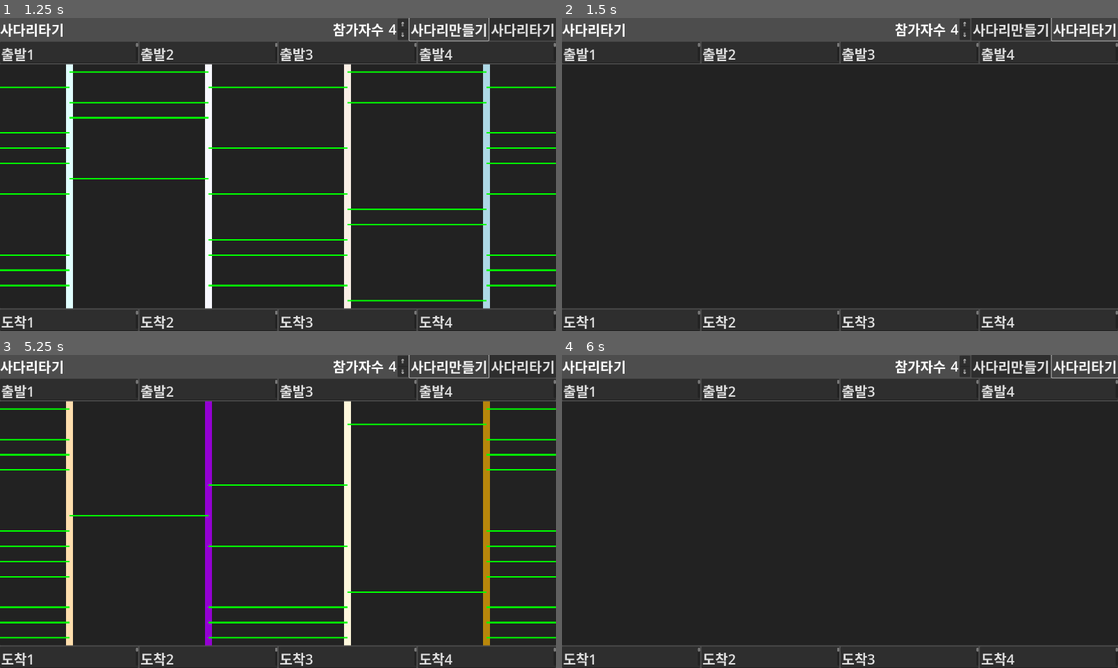
Above: before the commit, frames 1-4 (two rows, left to right).
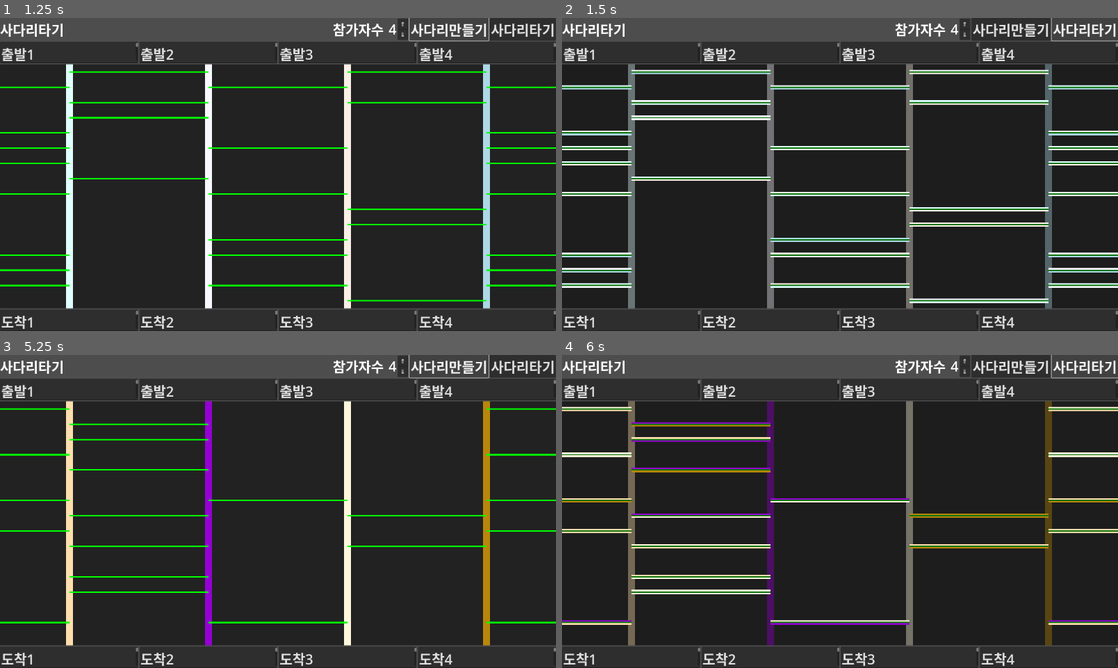
Above: after the commit, the same moments.

Repository: kasworld/gd4laddergame
Game: Godot game, scene res://사다리타기.tscn
Two runs of this game, one before a commit and one after it. Both use one fixed random seed, a clock stepped at 60 frames per second and the inputs below.
Inputs:
- Up to frame 1 (1.25 s): click "사다리만들기" at 0.5 s
- Up to frame 2 (1.5 s): click "사다리타기" at 1.25 s
- Up to frame 3 (5.25 s): click "⇑" at 2 s; click "⇓" at 2.75 s; click "⇑" at 3.5 s; click "⇓" at 4.25 s; click "사다리만들기" at 5 s
- Up to frame 4 (6 s): click "사다리타기" at 5.75 s

Frame 1 is identical in both runs. In frame 2, 12% of the frame differs, in the area x 0-100%, y 14-93%; in frame 3, 3.2%; in frame 4, 9.4%.

Commit message:
테스트용 풀이 가로선선

Diff:
--- a/사다리타기.gd
+++ b/사다리타기.gd
@@ -21,10 +21,10 @@
 		사다리풀이자료.append([])
 		for j in n*4:
 			사다리만들기자료[i].append(false)
-			사다리풀이자료[i].append([])
+			사다리풀이자료[i].append([-1,-1])
 
 	for i in n:
-		참가자색.append(NamedColorList.color_list.pick_random())
+		참가자색.append(NamedColorList.color_list.pick_random()[0])
 
 	# 문제 만들기
 	for y in n*4:
@@ -36,6 +36,13 @@
 			사다리만들기자료[x][y] = true
 
 	# 풀이 만들기
+	for y in n*4:
+		for x in n:
+			if 사다리만들기자료[x][y] != true:
+				continue
+			# TODO 임시로 랜덤 참가번호를 부여한다.
+			사다리풀이자료[x][y][0] = randi_range(0,n-1)
+			사다리풀이자료[x][y][1] = randi_range(0,n-1)
 
 func _ready() -> void:
 	var fsize = preload("res://사다리타기.tres").default_font_size
@@ -74,7 +81,7 @@
 
 	for x in n:
 		var 세로줄 = Line2D.new()
-		세로줄.default_color = 참가자색[x][0]
+		세로줄.default_color = 참가자색[x]
 		세로줄.width = 간격x/20
 		var xx = x*간격x+간격x/2
 		세로줄.points = [Vector2(xx,y1), Vector2(xx,y2)]
@@ -93,16 +100,26 @@
 				사다리문제.add_child(가로줄)
 
 	사다리문제.visible = true
+	사다리풀이.visible = false
 
 func 사다리풀이그리기() -> void:
-	for n in 사다리문제.get_children():
-		사다리문제.remove_child(n)
+	for n in 사다리풀이.get_children():
+		사다리풀이.remove_child(n)
 	var n = 참가자수.get_value()
 	var 간격x = $"사다리들".size.x / n
 	var 간격y = $"사다리들".size.y / n /4
+	var shift = 간격y/10 *2
 
+	for y in n*4:
+		for x in n+1:
+			for i in 사다리풀이자료[x%n][y].size():
+				var 참가번호 = 사다리풀이자료[x%n][y][i]
+				if  참가번호 < 0:
+					continue
+				var 가로줄 = 가로줄만들기(x,y, 참가자색[참가번호], shift *i -shift/2)
+				사다리풀이.add_child(가로줄)
 
-	사다리문제.visible = false
+	#사다리문제.visible = false
 	사다리풀이.visible = true
 
 func 세로줄만들기(x :int, y:int, co :Color)->Line2D:
@@ -119,7 +136,7 @@
 	세로줄.add_point(Vector2(xx,y2))
 	return 세로줄
 
-func 가로줄만들기(x :int, y:int, co :Color) -> Line2D:
+func 가로줄만들기(x :int, y:int, co :Color, shift :int) -> Line2D:
 	var n =  참가자수.get_value()
 	var 간격x = $"사다리들".size.x / n
 	var 간격y = $"사다리들".size.y / n /4
@@ -128,7 +145,7 @@
 	가로줄.width = 간격y/10
 	var x1 = x*간격x-간격x/2
 	var x2 = x*간격x+간격x/2
-	var yy = y*간격y+간격y/2
+	var yy = y*간격y+간격y/2 + shift
 	가로줄.add_point(Vector2(x1,yy))
 	가로줄.add_point(Vector2(x2,yy))
 	return 가로줄
